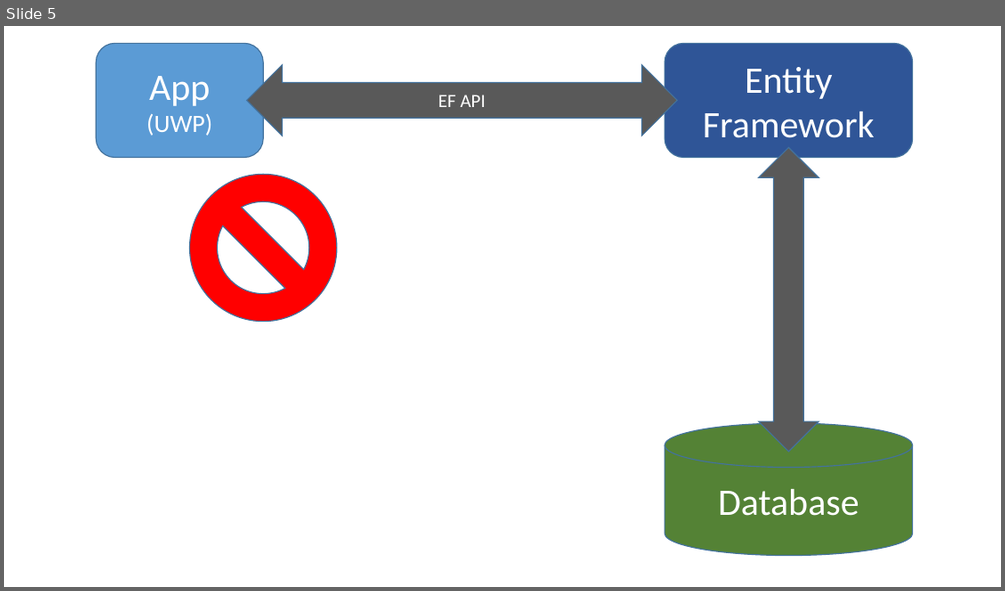
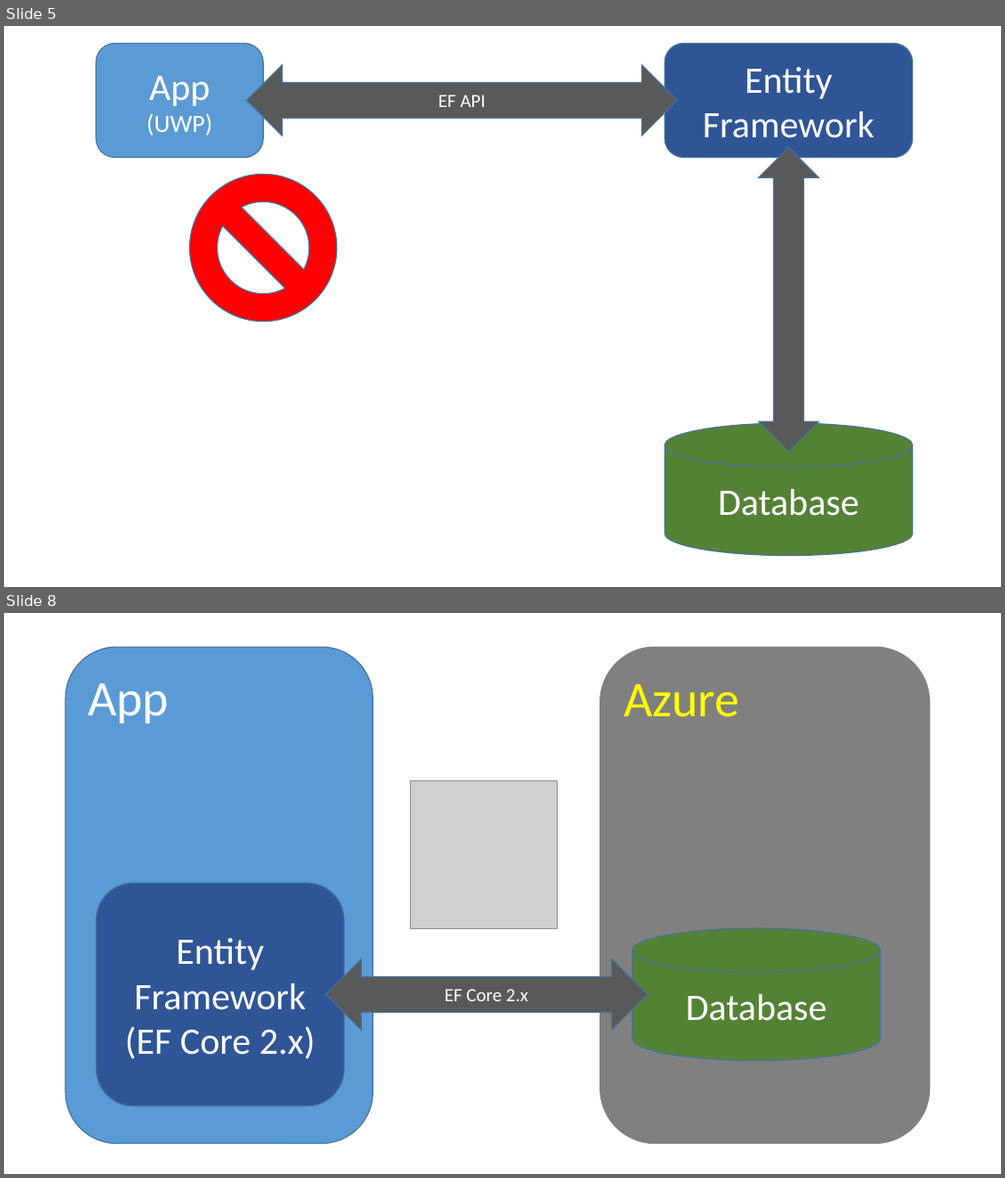
Before and after one commit to perl-easj/OOProg, a slide deck: Chap/Persist/Presentations/PersistencyGeneral.pptx. Shown one above the other, each under a label of ours: slide 5 before the commit, slides 5 and 8 after it; the slides between them are not shown. The pictures are 1005x591 and 1005x1178 pixels, drawn with LibreOffice and Linux fonts; fonts in the diff are those of the drawing; grey boxes stand for pictures. Boxes give left, top, right and bottom in pixels: in the first picture for what was removed or moved away, otherwise in the second. Text is boxed around its words. In the diff, an @@ line names an element or a change of style, - is before the commit and + after.

```diff
--- a/Chap/Persist/Presentations/PersistencyGeneral.pptx
+++ b/Chap/Persist/Presentations/PersistencyGeneral.pptx
@@ slide 8 added at (x1=4, y1=613, x2=1001, y2=1174), background #FFFFFF @@
@@ rounded rectangle added at (x1=65, y1=647, x2=372, y2=1143), fill #5B9BD5, outline #43739E 1 pt, 48 pt, text #FFFFFF @@
+App
@@ rounded rectangle added at (x1=600, y1=647, x2=930, y2=1143), fill #808080, outline #808080 1 pt, 48 pt, text #FFFF00 @@
+Azure
@@ picture added at (x1=410, y1=781, x2=558, y2=929) @@
@@ rounded rectangle added at (x1=96, y1=883, x2=344, y2=1106), fill #2F5597, outline #43739E 1 pt, 36 pt, text #FFFFFF @@
+Entity Framework
+(EF Core 2.x)
@@ cylinder added at (x1=632, y1=929, x2=881, y2=1061), fill #548235, outline #43739E 1 pt, 36 pt, text #FFFFFF @@
+Database
@@ left right arrow added at (x1=325, y1=959, x2=647, y2=1030), fill #595959, outline #43739E 1 pt, 18 pt, text #FFFFFF @@
+EF Core 2.x
```
Also in this commit, not shown: 1 slide changed, 2 other slides added, 11 slides removed, 2 other files.
